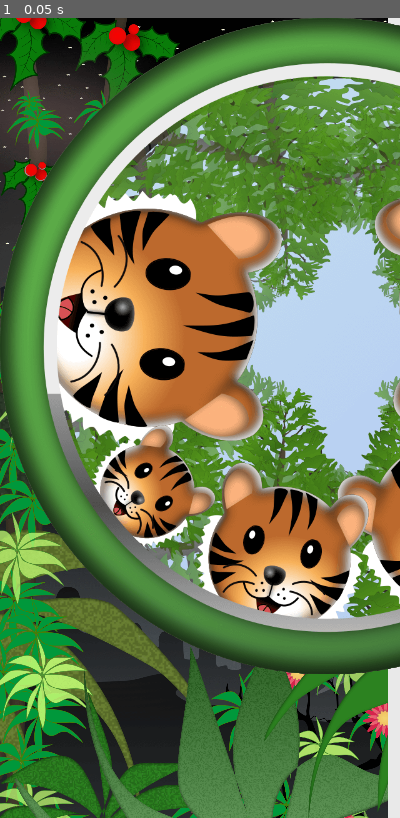
Above: before the commit, frame 1.
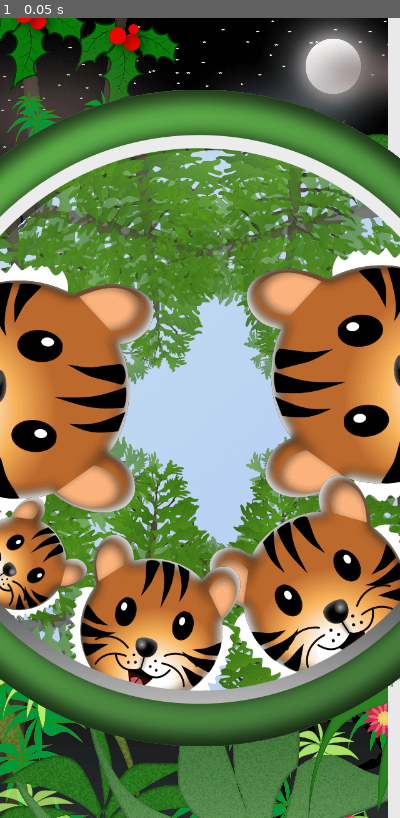
Above: after the commit, the same moment.

Repository: thunderrabbit/conswi
Game: Godot game, scene res://NightDayMainSplash/NightDayMainSplash.tscn
The game is run twice, just before and just after one commit, with the same random seed, the same clock (stepped at 60 frames per second) and the same inputs. This scene is started directly instead of the project's main scene.
Inputs:
- Up to frame 1 (0.05 s): no input

The runs differ from the first frame. In frame 1, 76% of the frame differs, in the area x 0-100%, y 0-91%.

Commit message:
Draw button centered and too big

Diff:
--- a/NightDayMainSplash/CanvasLayer for World Select Buttons.gd
+++ b/NightDayMainSplash/CanvasLayer for World Select Buttons.gd
@@ -17,13 +17,27 @@
 					]
 
 func _ready():
-	print(world_buttons.size())
+	add_world_buttons()
+
+func add_world_buttons():
+	var button_width = get_button_width()
 	for i in world_buttons:
 		var new_butt = TextureButton.new()
+		new_butt.anchor_left = 0.5
+		new_butt.anchor_right = 0.5
+		new_butt.anchor_top = 0.5
+		new_butt.anchor_bottom = 0.5
 		new_butt.set_normal_texture(i)
+		var texture_size = i.get_size()
+		new_butt.margin_left = -texture_size.x / 2
+		new_butt.margin_right = -texture_size.x / 2
+		new_butt.margin_top = -texture_size.y / 2
+		new_butt.margin_bottom = -texture_size.y / 2
 		add_child(new_butt)
-		print(i.get_size())
-	pass
+		print()
+
+func get_button_width():
+	return OS.get_window_size().x * 0.9
 
 #func _process(delta):
 #	# Called every frame. Delta is time since last frame.
